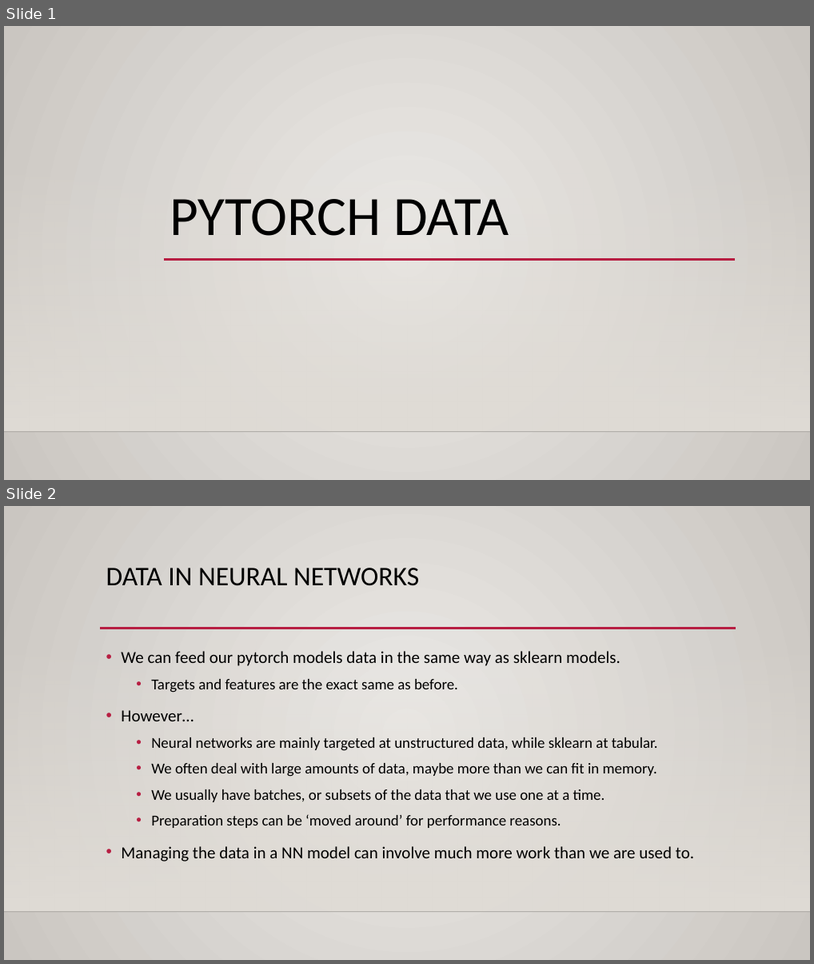
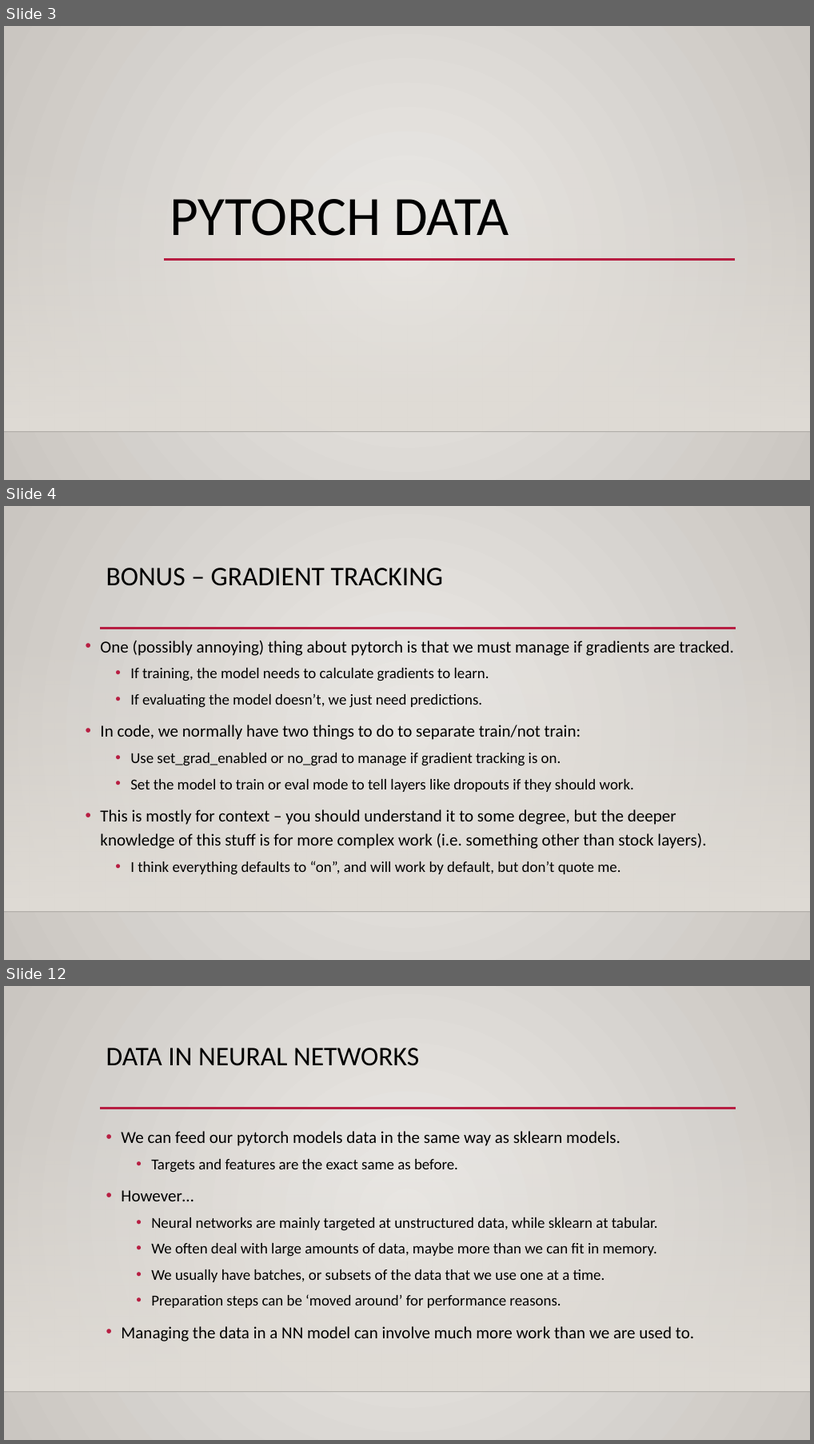
Before and after one commit to AkeemSemperDataScience/Intro_to_Machine_Learning_Students, a slide deck: reference_content/Slides/pytorch_data.pptx. Shown one above the other, each under a label of ours: slides 1 and 2 before the commit, slides 3, 4 and 12 after it; the slides between them are not shown. The pictures are 814x964 and 814x1444 pixels, drawn with LibreOffice and Linux fonts; fonts in the diff are those of the drawing; background and template pictures are left out. Boxes give left, top, right and bottom in pixels: in the first picture for what was removed or moved away, otherwise in the second. Text is boxed around its words. In the diff, an @@ line names an element or a change of style, - is before the commit and + after.

```diff
--- a/reference_content/Slides/pytorch_data.pptx
+++ b/reference_content/Slides/pytorch_data.pptx
@@ slide 4 added at (x1=4, y1=506, x2=810, y2=960), background gradient #ECEAE7 to #CAC7C1; not listed: 3 template elements that a slide beside it also shows @@
@@ title added at (x1=106, y1=568, x2=443, y2=586), 32 pt, text #000000 @@
+BONUS – GRADIENT TRACKING
@@ text added at (x1=100, y1=640, x2=734, y2=875), 18 pt, text #000000 @@
+• One (possibly annoying) thing about pytorch is that we must manage if gradients are tracked.
+  • If training, the model needs to calculate gradients to learn.
+  • If evaluating the model doesn’t, we just need predictions.
+• In code, we normally have two things to do to separate train/not train:
+  • Use set_grad_enabled or no_grad to manage if gradient tracking is on.
+  • Set the model to train or eval mode to tell layers like dropouts if they should work.
+• This is mostly for context – you should understand it to some degree, but the deeper knowledge of this stuff is for more complex work (i.e. something other than stock layers).
+  • I think everything defaults to “on”, and will work by default, but don’t quote me.
@@ what was slide 1 is now slide 3 @@
@@ what was slide 2 is now slide 12 @@
```
Also in this commit, not shown: 7 slides changed, 19 other slides added, 2 slides removed, 5 other files.
